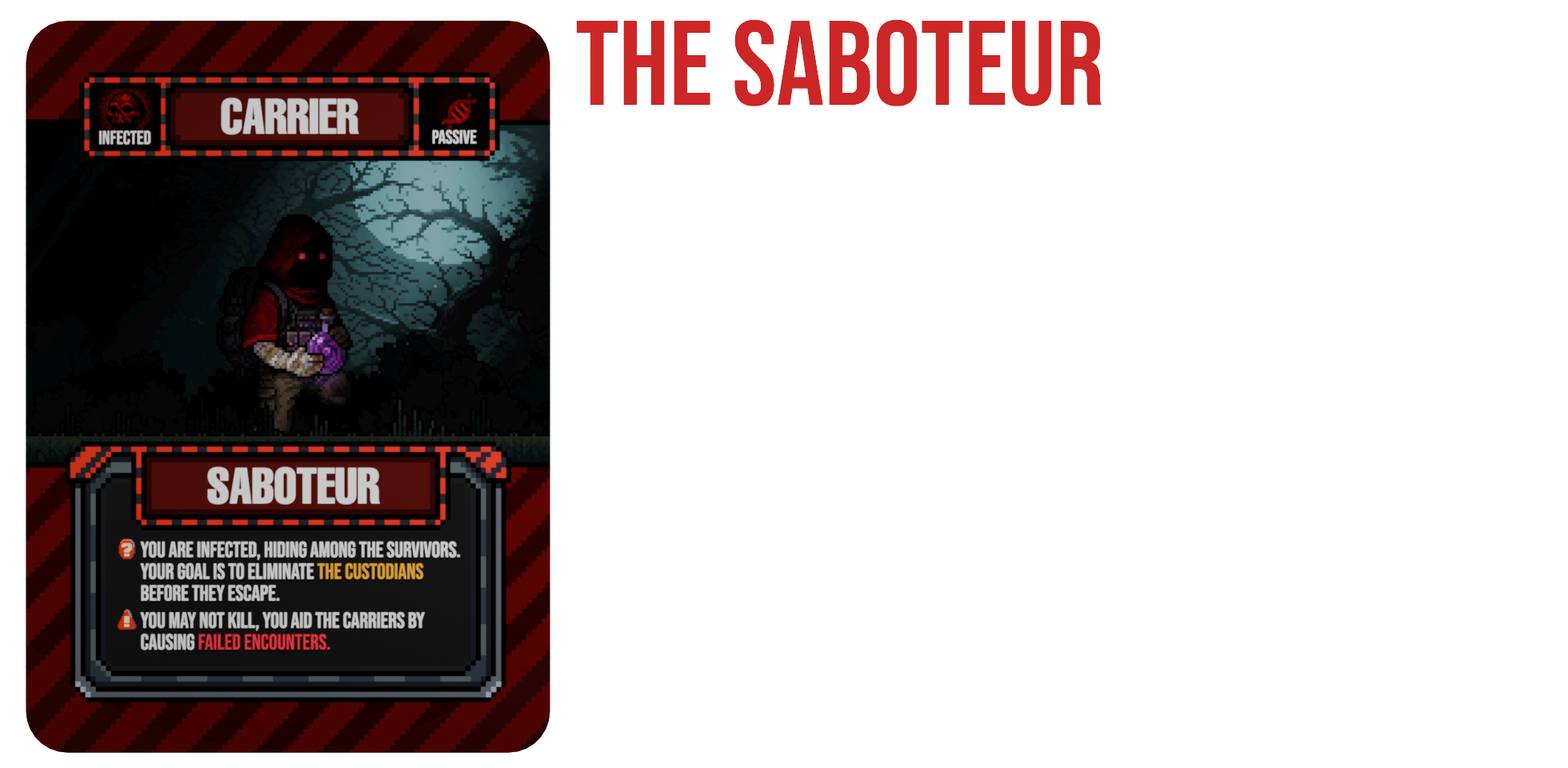
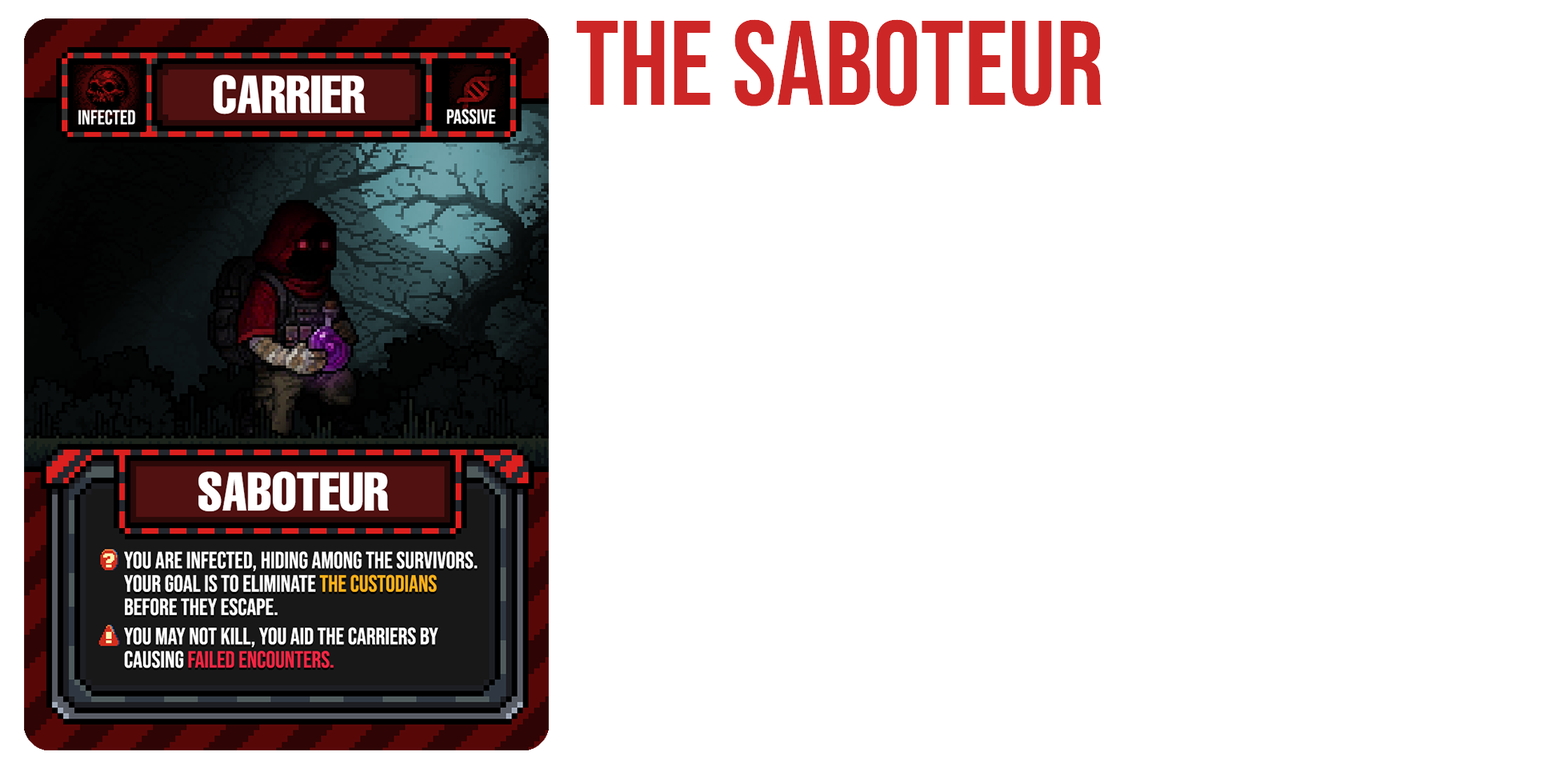
Layers edited between the first and the second 1568px x 768px image:
renamed "Layer 1" to "Layer 5", painted on it over [24, 18, 552, 754]